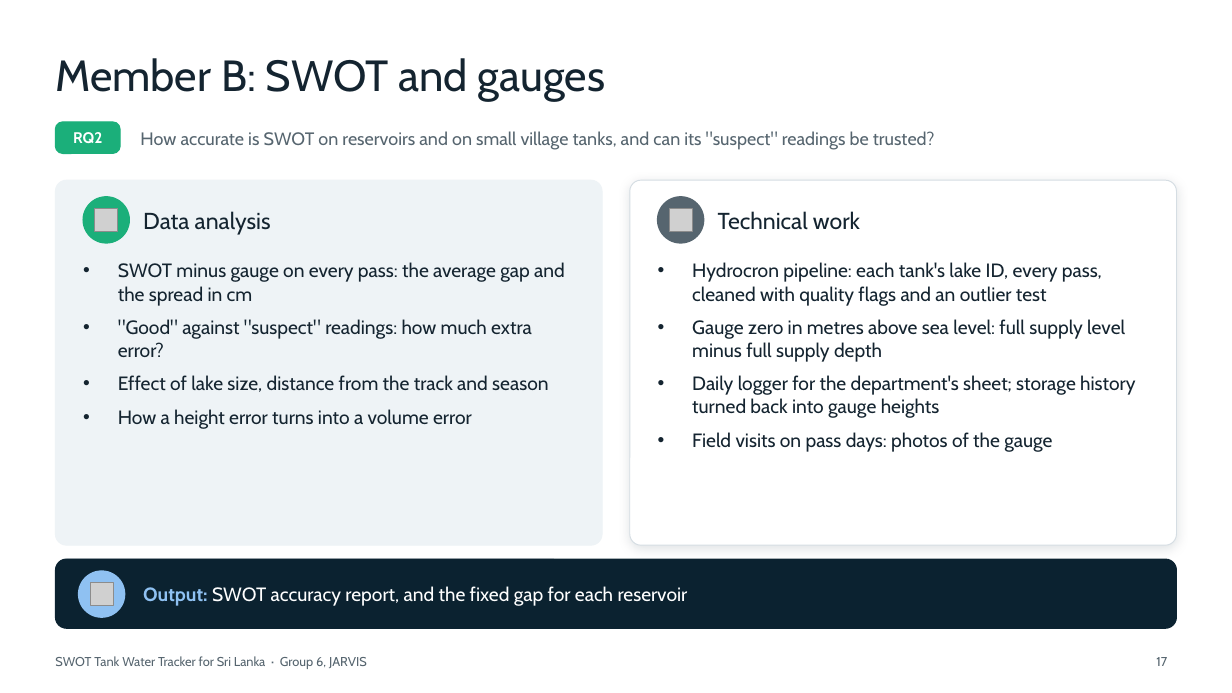
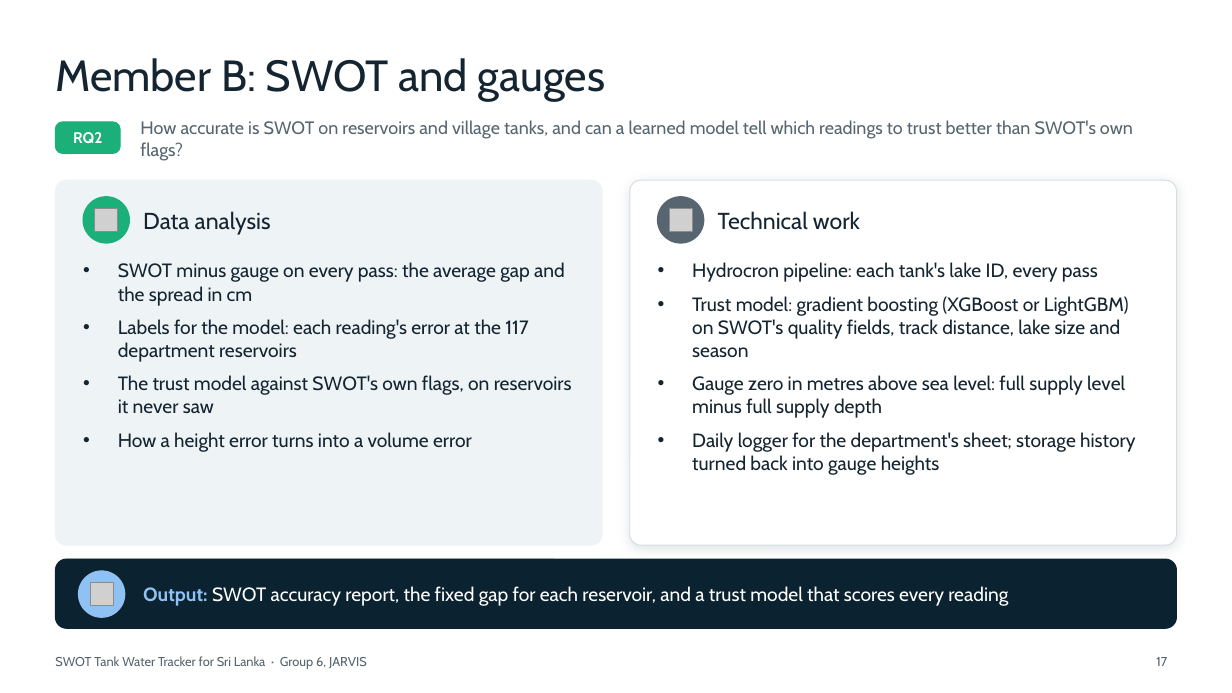
Before and after one commit to jarvis-uom/swot-tank-tracker-site, a slide deck: slide 17 of site/assets/docs/swot-tank-tracker-proposal-talk.pptx. Drawn at 1232x693 pixels with LibreOffice and Linux fonts; fonts in the diff are those of the drawing; grey boxes stand for pictures. Boxes give left, top, right and bottom in pixels: in the first picture for what was removed or moved away, otherwise in the second. Text is boxed around its words. In the diff, an @@ line names an element or a change of style, - is before the commit and + after.

Commit message:
Give each member a model to train: B a SWOT trust model, C a storage forecast
B trains gradient boosting that learns how wrong each SWOT reading is (RQ2). C trains an LSTM that forecasts storage 2-4 weeks ahead; RQ4 is now core, not a stretch goal. Both use the Irrigation Department's daily storage for 117 reservoirs.

```diff
--- a/site/assets/docs/swot-tank-tracker-proposal-talk.pptx
+++ b/site/assets/docs/swot-tank-tracker-proposal-talk.pptx
@@ text at (140,120,1133,161): text changed @@
-How accurate is SWOT on reservoirs and on small village tanks, and can its "suspect" readings be trusted?
+How accurate is SWOT on reservoirs and village tanks, and can a learned model tell which readings to trust better than SWOT's own flags?
@@ text at (692,262,1129,357): text changed @@
-• Hydrocron pipeline: each tank's lake ID, every pass, cleaned with quality flags and an outlier test
+• Hydrocron pipeline: each tank's lake ID, every pass
+• Trust model: gradient boosting (XGBoost or LightGBM) on SWOT's quality fields, track distance, lake size and season
@@ text at (118,319,572,414): text changed @@
-• "Good" against "suspect" readings: how much extra error?
-• Effect of lake size, distance from the track and season
+• Labels for the model: each reading's error at the 117 department reservoirs
+• The trust model against SWOT's own flags, on reservoirs it never saw
@@ text at (692,432,1052,452): paragraph removed @@
-• Field visits on pass days: photos of the gauge
@@ text at (143,586,1008,606): text changed @@
-Output: SWOT accuracy report, and the fixed gap for each reservoir
+Output: SWOT accuracy report, the fixed gap for each reservoir, and a trust model that scores every reading
```
Also in this commit, not shown: 4 other slides changed, 14 other files.
